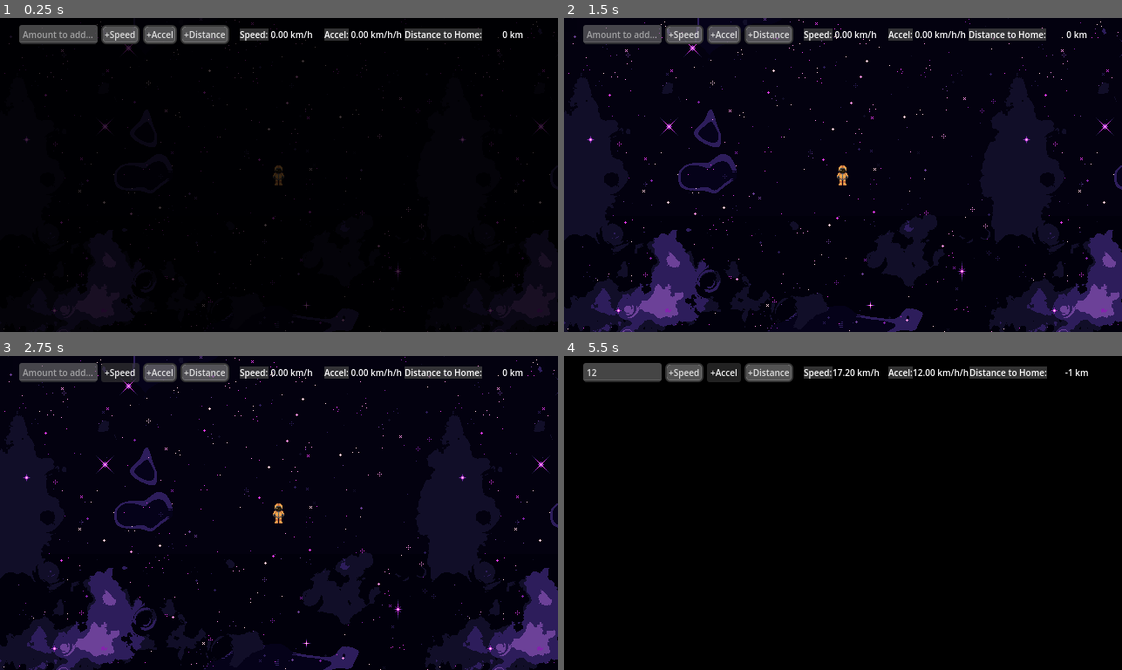
Above: before the commit, frames 1-4 (two rows, left to right).
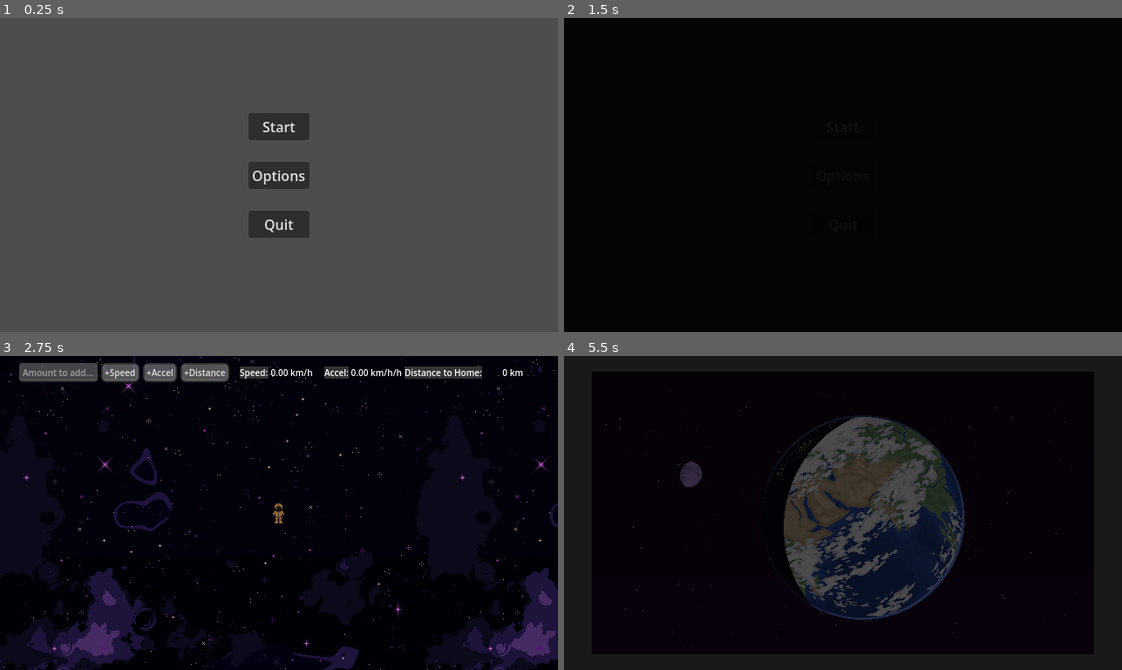
Above: after the commit, the same moments.

Repository: clarkm25/GMTK2026_StudioDiverge
Game: Godot game, scene res://menus/Menu.tscn
Two runs of this game, one before a commit and one after it. Both use one fixed random seed, a clock stepped at 60 frames per second and the inputs below. Before the commit the project starts from res://game/Main.tscn. The engine's default icon, where the game draws it, is replaced by a stand-in: a white triangle on a blue panel in a dark square.
Inputs (mouse positions are in pixels of both pictures, inside the frame that each line leads up to):
- Up to frame 1 (0.25 s): no input
- Up to frame 2 (1.5 s): click (843, 124) at 0.5 s, where only the run after the commit has a clickable "Start"; click (843, 124) at 1.25 s, where only the run after the commit has a clickable "Start"
- Up to frame 3 (2.75 s): click (122, 371) at 2 s, where only the run before the commit has a clickable "+Speed"
- Up to frame 4 (5.5 s): click (619, 371) at 2.77 s; type "12" at 2.85 s; click "+Speed" at 3.5 s; hold D (move_right) 4.28-5 s; click "+Accel" at 5 s

The runs differ from the first frame. In frame 1, 98% of the frame differs, in the area x 0-100%, y 0-100%; in frame 2, 25%; in frame 3, 7.2%; in frame 4, 38%.

Commit message:
Music and sfx
has sound for the whole game loop.
And 1 sound effect for the end scene.

Diff:
--- a/default_bus_layout.tres
+++ b/default_bus_layout.tres
@@ -1,4 +1,7 @@
 [gd_resource type="AudioBusLayout" format=3 uid="uid://chie0scfx8klg"]
+
+[sub_resource type="AudioEffectAmplify" id="AudioEffectAmplify_j3pel"]
+resource_name = "Amplify"
 
 [resource]
 bus/1/name = &"Music"
@@ -7,3 +10,11 @@
 bus/1/bypass_fx = false
 bus/1/volume_db = 0.0
 bus/1/send = &"Master"
+bus/1/effect/0/effect = SubResource("AudioEffectAmplify_j3pel")
+bus/1/effect/0/enabled = true
+bus/2/name = &"SFX"
+bus/2/solo = false
+bus/2/mute = false
+bus/2/bypass_fx = false
+bus/2/volume_db = 0.0
+bus/2/send = &"Master"
--- a/game/Game.gd
+++ b/game/Game.gd
@@ -18,10 +18,12 @@
 
 var fade_transition = preload("res://menus/FadeTransition.tscn")
 
+var music_player : AudioStreamPlayer
+
 func _ready():
 	process_mode = ProcessMode.PROCESS_MODE_ALWAYS
 
-func _process(delta):
+func _process(_delta):
 	pass
 
 func _physics_process(delta):
@@ -31,9 +33,28 @@
 		ship_home = true
 		await fade_out()
 		# Change scene to destruction scene
-		get_tree().change_scene_to_file("res://assets/earth_blowup/earth_blowup.tscn")
+		get_tree().change_scene_to_file("res://menus/earth_blowup.tscn")
+
+func change_audio_bus_volume(value: float):
+	var index = AudioServer.get_bus_index("Music")
+	AudioServer.set_bus_volume_db(index, value)
+
+func swap_music():
+	var tween = get_tree().create_tween()
+	tween.tween_method(change_audio_bus_volume, 0.0, -60.0, 2.0)
+	var collapse_of_the_core = AudioStreamOggVorbis.load_from_file("res://assets/music/collapse_of_the_core.ogg")
+	tween.tween_callback(swap_audio.bind(collapse_of_the_core))
+	tween.tween_method(change_audio_bus_volume, -60.0, 0.0, 2.0)
+
+func swap_audio(music_resource : AudioStreamOggVorbis):
+	print(music_resource)
+	music_player.stream = music_resource
+	music_player.play()
 
 func fade_in():
+	var tween = get_tree().create_tween()
+	tween.tween_method(change_audio_bus_volume, -60.0, 0.0, 3.0)
+
 	var canvas_layer := CanvasLayer.new()
 	canvas_layer.add_to_group("FadeLayer")
 	add_child(canvas_layer)
@@ -44,6 +65,9 @@
 	await fade_instance.fade_in()
 
 func fade_out():
+	var tween = get_tree().create_tween()
+	tween.tween_method(change_audio_bus_volume, 0.0, -60.0, 1.5)
+
 	var canvas_layer := CanvasLayer.new()
 	canvas_layer.add_to_group("FadeLayer")
 	add_child(canvas_layer)
--- a/game/Main.tscn
+++ b/game/Main.tscn
@@ -13,9 +13,9 @@
 [ext_resource type="Theme" uid="uid://cda6hhwjgk6fx" path="res://assets/debug_ui_theme.tres" id="5_fk7ia"]
 [ext_resource type="PackedScene" uid="uid://bw7mb5rkhhdkk" path="res://game objects/Player.tscn" id="5_madmh"]
 [ext_resource type="Texture2D" uid="uid://jf4ghhu1mx32" path="res://assets/paralax/dust_dark.png" id="7_4lvxf"]
-[ext_resource type="AudioStream" uid="uid://dcb8y5g8j8ujk" path="res://assets/surreal_space.wav" id="7_fk7ia"]
 [ext_resource type="Texture2D" uid="uid://b1ag18kkwweho" path="res://assets/paralax/stars_close.png" id="8_kbr2n"]
 [ext_resource type="Texture2D" uid="uid://2uvfnvvdpn2j" path="res://assets/paralax/planets.png" id="8_ovcs7"]
+[ext_resource type="AudioStream" uid="uid://b8uum7dywsgeg" path="res://assets/sfx/beyond_the_star_gate.ogg" id="14_ovcs7"]
 
 [sub_resource type="TileSetAtlasSource" id="TileSetAtlasSource_8gaax"]
 texture = ExtResource("1_2o28a")
@@ -238,11 +238,16 @@
 unique_name_in_owner = true
 layout_mode = 2
 
-[node name="AudioStreamPlayer" type="AudioStreamPlayer" parent="CanvasLayer/Control" unique_id=54214621]
+[node name="Music" type="AudioStreamPlayer" parent="CanvasLayer/Control" unique_id=54214621]
+unique_name_in_owner = true
 process_mode = 3
-stream = ExtResource("7_fk7ia")
-volume_db = -10.704
+stream = ExtResource("14_ovcs7")
 autoplay = true
+bus = &"Music"
+
+[node name="SFX" type="AudioStreamPlayer" parent="CanvasLayer/Control" unique_id=1082831769]
+process_mode = 3
+bus = &"SFX"
 
 [node name="VBoxContainer" type="VBoxContainer" parent="CanvasLayer" unique_id=1580460673]
 anchors_preset = 15
--- a/game/debug_ui.gd
+++ b/game/debug_ui.gd
@@ -5,7 +5,7 @@
 @onready var dist_home_field = %DistHomeField
 @onready var amount_change = $DebugButtons/DebugAmountChange
 
-func _physics_process(delta):
+func _physics_process(_delta):
 	speed_field.text     = "%5.2f km/h" % Game.ship_speed
 	accel_field.text     = "%5.2f km/h/h" % Game.ship_accel
 	dist_home_field.text = "%10d km"    % Game.home_distance
--- a/game/main.gd
+++ b/game/main.gd
@@ -5,13 +5,18 @@
 @onready var options = $CanvasLayer/Control/Options
 
 func _ready() -> void:
+	Game.music_player = %Music
 	Game.cleanup_fade()
 	await Game.fade_in()
 
-
+var timer = 7.0
 func _process(_delta: float) -> void:
-	pass
+	if timer == null: return
+	timer -= _delta
+	if timer <= 0:
+		Game.swap_music()
+		timer = null
 
 
-func _physics_process(delta: float) -> void:
+func _physics_process(_delta: float) -> void:
 	pass
--- a/menus/FadeTransition.tscn
+++ b/menus/FadeTransition.tscn
@@ -19,6 +19,7 @@
 
 [sub_resource type="Animation" id="Animation_eq6jx"]
 resource_name = "fade_in"
+length = 1.5
 step = 0.1
 tracks/0/type = "value"
 tracks/0/imported = false
@@ -27,14 +28,15 @@
 tracks/0/interp = 1
 tracks/0/loop_wrap = true
 tracks/0/keys = {
-"times": PackedFloat32Array(0, 1),
-"transitions": PackedFloat32Array(1, 1),
+"times": PackedFloat32Array(0, 1, 1.5),
+"transitions": PackedFloat32Array(1, 1, 1),
 "update": 0,
-"values": [Color(0, 0, 0, 1), Color(0, 0, 0, 0)]
+"values": [Color(0, 0, 0, 1), Color(0, 0, 0, 0), Color(0, 0, 0, 0)]
 }
 
 [sub_resource type="Animation" id="Animation_85vba"]
 resource_name = "fade_out"
+length = 1.5
 step = 0.1
 tracks/0/type = "value"
 tracks/0/imported = false
@@ -43,10 +45,10 @@
 tracks/0/interp = 1
 tracks/0/loop_wrap = true
 tracks/0/keys = {
-"times": PackedFloat32Array(0, 1),
-"transitions": PackedFloat32Array(1, 1),
+"times": PackedFloat32Array(0, 1, 1.5),
+"transitions": PackedFloat32Array(1, 1, 1),
 "update": 0,
-"values": [Color(0, 0, 0, 0), Color(0, 0, 0, 1)]
+"values": [Color(0, 0, 0, 0), Color(0, 0, 0, 1), Color(0, 0, 0, 1)]
 }
 
 [sub_resource type="AnimationLibrary" id="AnimationLibrary_wxigm"]
--- a/menus/Menu.tscn
+++ b/menus/Menu.tscn
@@ -3,7 +3,7 @@
 [ext_resource type="Script" uid="uid://bv2ja00amryui" path="res://menus/menu.gd" id="1_gdhhp"]
 [ext_resource type="PackedScene" uid="uid://drl77ec7v0xvo" path="res://menus/FadeTransition.tscn" id="2_8djp2"]
 [ext_resource type="PackedScene" uid="uid://dvvwk5i17yrcb" path="res://menus/Options.tscn" id="3_8djp2"]
-[ext_resource type="AudioStream" uid="uid://dh2q35b5nvjp4" path="res://menus/ambient_space_looped.tres" id="4_jv27f"]
+[ext_resource type="AudioStream" uid="uid://bnue76wf68yfp" path="res://assets/sfx/orbital_scan.ogg" id="4_jv27f"]
 
 [node name="Menu" type="Control" unique_id=426395188]
 layout_mode = 3
@@ -64,10 +64,11 @@
 offset_bottom = 150.0
 in_main_menu = true
 
-[node name="AudioStreamPlayer" type="AudioStreamPlayer" parent="." unique_id=973437073]
+[node name="Music" type="AudioStreamPlayer" parent="." unique_id=973437073]
 process_mode = 3
 stream = ExtResource("4_jv27f")
 autoplay = true
+bus = &"Music"
 
 [connection signal="pressed" from="ButtonManager/Start" to="." method="_on_start_pressed"]
 [connection signal="pressed" from="ButtonManager/Options" to="." method="_on_options_pressed"]
--- a/menus/earth_blowup.gd
+++ b/menus/earth_blowup.gd
@@ -3,12 +3,23 @@
 @onready var honey_label = %HoneyWeAreHome
 
 @export var num_sec_fade := 1.5
+
+var timer = 4.3
+
 func _ready():
 	Game.cleanup_fade()
 	await Game.fade_in()
 	var tween = create_tween()
 	tween.tween_property(honey_label, "modulate:a", 2.5, num_sec_fade)
 
+func _process(delta: float) -> void:
+	if timer == null: return
+	timer -= delta
+	if  timer <= 0:
+		$"../Music".stop()
+		$"../SFX".play()
+		timer = null
+
 func _on_animation_finished() -> void:
 	Game.cleanup_fade()
 	await Game.fade_out()
--- a/menus/earth_blowup.tscn
+++ b/menus/earth_blowup.tscn
@@ -34,6 +34,8 @@
 [ext_resource type="Texture2D" uid="uid://chpqeg3y11q2n" path="res://assets/earth_blowup/earth_blowup32.png" id="32_nujw5"]
 [ext_resource type="Script" uid="uid://cqt3ix6x5dvru" path="res://menus/earth_blowup.gd" id="33_5cbmj"]
 [ext_resource type="FontFile" uid="uid://ceko61c2rt4xi" path="res://assets/fonts/bringbold_nineties/Bringbold Nineties Demo.ttf" id="34_ds36x"]
+[ext_resource type="AudioStream" uid="uid://5oaj5sd5o4d7" path="res://assets/sfx/abandoned_outpost.ogg" id="35_377ik"]
+[ext_resource type="AudioStream" uid="uid://b2jx88b85ujy3" path="res://assets/sfx/nuclear_dragon.mp3" id="36_3cnfj"]
 
 [sub_resource type="SpriteFrames" id="SpriteFrames_821mi"]
 animations = [{
@@ -172,4 +174,15 @@
 horizontal_alignment = 1
 vertical_alignment = 1
 
+[node name="Music" type="AudioStreamPlayer" parent="." unique_id=83101376]
+process_mode = 3
+stream = ExtResource("35_377ik")
+autoplay = true
+bus = &"Music"
+
+[node name="SFX" type="AudioStreamPlayer" parent="." unique_id=1198178112]
+process_mode = 3
+stream = ExtResource("36_3cnfj")
+bus = &"Music"
+
 [connection signal="animation_finished" from="EarthBlowup" to="EarthBlowup" method="_on_animation_finished"]
--- a/menus/options.gd
+++ b/menus/options.gd
@@ -9,7 +9,7 @@
 		$MarginContainer/VBoxContainer/HBoxContainer6.hide()
 
 
-func _process(delta: float) -> void:
+func _process(_delta: float) -> void:
 	if (Input.is_action_just_pressed('options')):
 		if self.active:
 			self.unpause()
--- a/project.godot
+++ b/project.godot
@@ -11,7 +11,7 @@
 [application]
 
 config/name="GMTK2026_StudioDiverge"
-run/main_scene="uid://bwk10ipc6gbl2"
+run/main_scene="uid://ivl5ctdo86id"
 config/features=PackedStringArray("4.8", "Forward Plus")
 config/icon="res://icon.svg"
 
Not shown, added: assets/sfx/abandoned_outpost.ogg.import
Not shown, added: assets/sfx/beyond_the_star_gate.ogg.import
Not shown, added: assets/sfx/collapse_of_the_core.ogg.import
Not shown, added: assets/sfx/nuclear_dragon.mp3.import
Not shown, added: assets/sfx/orbital_scan.ogg.import
Not shown, added: assets/sfx/abandoned_outpost.ogg
Not shown, added: assets/sfx/beyond_the_star_gate.ogg
Not shown, added: assets/sfx/collapse_of_the_core.ogg
Not shown, added: assets/sfx/nuclear_dragon.mp3
Not shown, added: assets/sfx/orbital_scan.ogg
